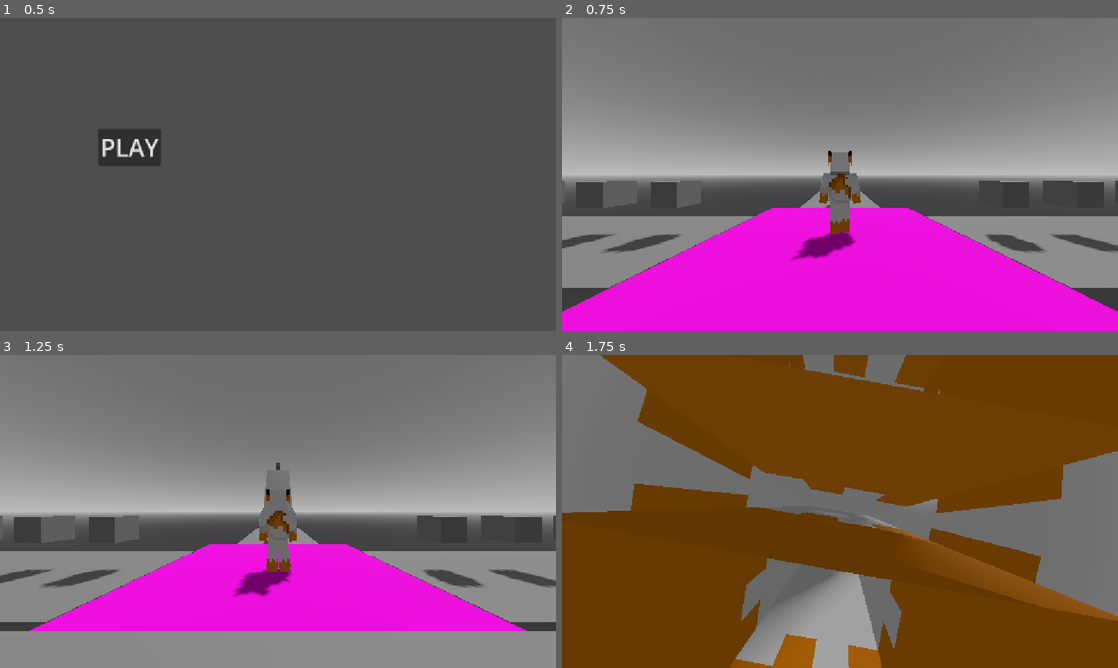
Above: before the commit, frames 1-4 (two rows, left to right).
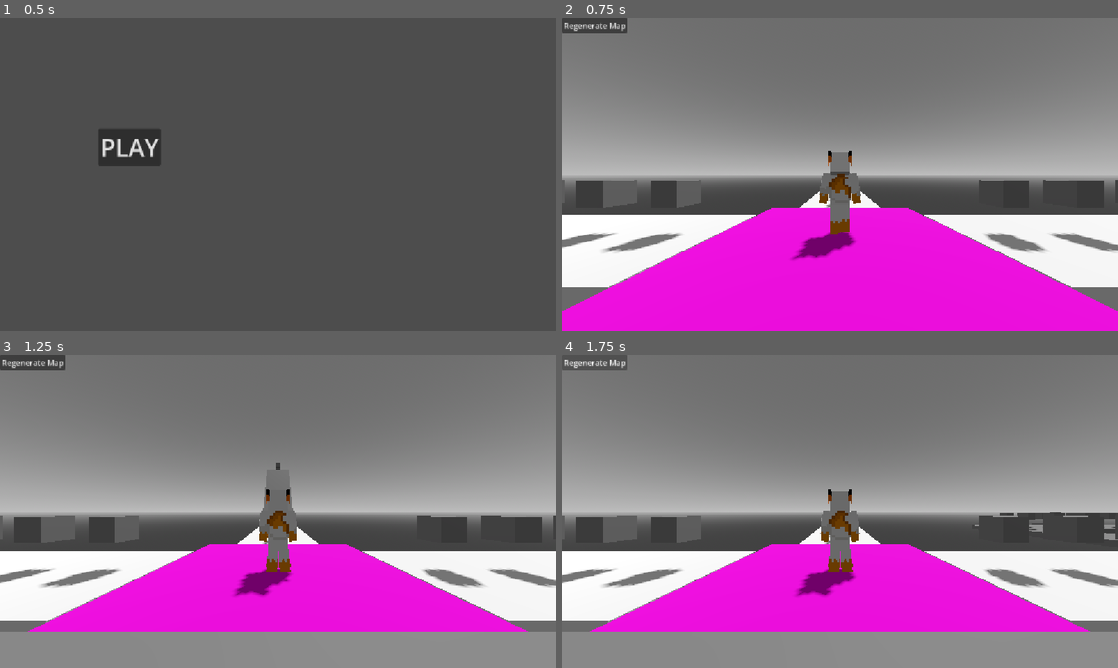
Above: after the commit, the same moments.

Repository: RayTK09/NullscapeFadingWorld
Game: Godot game, scene res://scenes/menu.tscn
Same seed, same stepped clock (60 frames per second), same inputs: the game is played once before the commit and once after it.
Inputs (mouse positions are in pixels of both pictures, inside the frame that each line leads up to):
- Up to frame 1 (0.5 s): no input
- Up to frame 2 (0.75 s): click "PLAY" at 0.5 s
- Up to frame 3 (1.25 s): no input
- Up to frame 4 (1.75 s): click (595, 361) at 1.25 s, where only the run after the commit has a clickable "Regenerate Map"

Frame 1 is identical in both runs. In frame 2, 12% of the frame differs, in the area x 0-100%, y 0-94%; in frame 3, 11%; in frame 4, 92%, in the area x 0-100%, y 0-100%.
Error after the commit: Invalid access to property or key 'process_frame' on a base object of type 'null instance'. (res://scripts/tileScripts/Tile.gd:17)

Commit message:
fixed tile overlap

Diff:
--- a/project.godot
+++ b/project.godot
@@ -80,6 +80,11 @@
 "events": [Object(InputEventMouseButton,"resource_local_to_scene":false,"resource_name":"","device":-1,"window_id":0,"a …(259 unchanged characters)…
 ]
 }
+"unlock Mouse"={
+"deadzone": 0.2,
+"events": [Object(InputEventKey,"resource_local_to_scene":false,"resource_name":"","device":-1,"window_id":0,"alt_pressed":false,"shift_pressed":false,"ctrl_pressed":false,"meta_pressed":false,"pressed":false,"keycode":0,"physical_keycode":78,"key_label":0,"unicode":110,"location":0,"echo":false,"script":null)
+]
+}
 
 [layer_names]
 
--- a/scenes/Tiles/corner_tile_right.tscn
+++ b/scenes/Tiles/corner_tile_right.tscn
@@ -43,7 +43,7 @@
 
 [node name="Area3D" type="Area3D" parent="control" unique_id=1538503832]
 transform = Transform3D(3, 0, 0, 0, 0.3, 0, 0, 0, 3, 0, 0, 0)
-collision_layer = 8
+collision_layer = 0
 collision_mask = 8
 
 [node name="CollisionShape3D3" type="CollisionShape3D" parent="control/Area3D" unique_id=175610714]
--- a/scenes/Tiles/spawn.tscn
+++ b/scenes/Tiles/spawn.tscn
@@ -77,7 +77,7 @@
 mesh = SubResource("BoxMesh_78ya6")
 
 [node name="Player" parent="." unique_id=1641364127 instance=ExtResource("1_nshhi")]
-transform = Transform3D(0.8, 0, 0, 0, 0.8, 0, 0, 0, 0.8, 0, 0.33400917, 0)
+transform = Transform3D(0.8, 0, 0, 0, 0.8, 0, 0, 0, 0.8, 0, 0.33, 0)
 
 [node name="activeTiles" type="Node3D" parent="." unique_id=305303666]
 
@@ -101,6 +101,12 @@
 wait_time = 0.1
 autostart = true
 
+[node name="Button" type="Button" parent="." unique_id=617813753]
+offset_right = 8.0
+offset_bottom = 8.0
+text = "Regenerate Map"
+
 [connection signal="body_entered" from="spawnTile/beacon" to="." method="_on_beacon_body_entered"]
 [connection signal="timeout" from="toLobby" to="." method="_on_to_lobby_timeout"]
 [connection signal="timeout" from="spawnTiles" to="." method="_on_spawn_platforms_timeout"]
+[connection signal="pressed" from="Button" to="." method="_on_button_pressed"]
--- a/scenes/Tiles/straightTile.tscn
+++ b/scenes/Tiles/straightTile.tscn
@@ -1,11 +1,11 @@
 [gd_scene format=3 uid="uid://dlxucooy3o4bj"]
 
 [ext_resource type="Script" uid="uid://82dqv0nxwmix" path="res://scripts/tileScripts/Tile.gd" id="1_le08w"]
+[ext_resource type="PackedScene" uid="uid://p0gxfv2i60ex" path="res://assets/straightTile.gltf" id="2_bmdr2"]
 [ext_resource type="PackedScene" uid="uid://cadmlxx4t8pmk" path="res://scenes/gifts.tscn" id="2_ds77n"]
 
 [sub_resource type="BoxShape3D" id="BoxShape3D_78ya6"]
-
-[sub_resource type="BoxMesh" id="BoxMesh_2qw5g"]
+size = Vector3(6, 0.30996093, 3)
 
 [node name="straightTile" type="Marker3D" unique_id=971204657]
 script = ExtResource("1_le08w")
@@ -15,21 +15,19 @@
 transform = Transform3D(1, 0, 0, 0, 1, 0, 0, 0, 1, 3.02, 0, 0)
 
 [node name="StaticBody3D" type="StaticBody3D" parent="control" unique_id=1179508975]
-transform = Transform3D(6, 0, 0, 0, 0.3, 0, 0, 0, 3, 0, 0, 0)
 collision_layer = 9
 
 [node name="CollisionShape3D" type="CollisionShape3D" parent="control/StaticBody3D" unique_id=1386312514]
 shape = SubResource("BoxShape3D_78ya6")
 
-[node name="MeshInstance3D" type="MeshInstance3D" parent="control/StaticBody3D" unique_id=1741150504]
-mesh = SubResource("BoxMesh_2qw5g")
+[node name="blockbench_export" parent="control/StaticBody3D" unique_id=1930973841 instance=ExtResource("2_bmdr2")]
+transform = Transform3D(-4.371139e-08, 0, -1, 0, 1, 0, 1, 0, -4.371139e-08, 0, 0, 0)
 
 [node name="Area3D" type="Area3D" parent="control" unique_id=1714599545]
-transform = Transform3D(5.7949996, 0, 0, 0, 0.32000002, 0, 0, 0, 2.9, 0, 0, 0)
 collision_layer = 8
 collision_mask = 8
 
-[node name="CollisionShape3D" type="CollisionShape3D" parent="control/Area3D" unique_id=865310082]
+[node name="CollisionShape3D" type="CollisionShape3D" parent="control/Area3D" unique_id=869852120]
 shape = SubResource("BoxShape3D_78ya6")
 
 [node name="tileGifts" type="Node3D" parent="control" unique_id=281504640]
@@ -44,8 +42,8 @@
 [node name="gifts3" parent="control/tileGifts" unique_id=1329220183 instance=ExtResource("2_ds77n")]
 transform = Transform3D(0.16666667, 0, 0, 0, 3.3333333, 0, 0, 0, 0.33333334, -0.13333333, 3.3333333, 0)
 
-[node name="gifts4" parent="control/tileGifts" unique_id=1879347988 instance=ExtResource("2_ds77n")]
-transform = Transform3D(0.16666667, 0, 0, 0, 3.3333333, 0, 0, 0, 0.33333334, -0.36666664, 3.3333333, 0)
+[node name="connectorNodeEnd" type="Marker3D" parent="control" unique_id=1425986409]
+transform = Transform3D(1, 0, 0, 0, 1, 0, 0, 0, 1, 2.9964857, -7.450581e-09, -0.00039118528)
 
-[node name="connectorNodeEnd" type="Marker3D" parent="control" unique_id=1425986409]
-transform = Transform3D(1, 0, 0, 0, 1, 0, 0, 0, 1, 3, 0, 0)
+[node name="gifts4" parent="control/connectorNodeEnd" unique_id=1879347988 instance=ExtResource("2_ds77n")]
+transform = Transform3D(1, 0, 0, 0, 1, 0, 0, 0, 1, -5.1964855, 1, 0.00039118528)
--- a/scripts/Player.gd
+++ b/scripts/Player.gd
@@ -29,13 +29,12 @@
 
 func _ready() -> void:
 	camera.fov = globals.playerFov
-	Input.mouse_mode = Input.MOUSE_MODE_CAPTURED
 
 
 func _input(event: InputEvent) -> void:
 	#I got this camera movement script from the godot wiki
 	#https://docs.godotengine.org/en/stable/tutorials/3d/using_transforms.html
-	if event is InputEventMouseMotion:
+	if event is InputEventMouseMotion and Input.mouse_mode == Input.MOUSE_MODE_CAPTURED or event is InputEventMouseMotion and Input.is_mouse_button_pressed(MOUSE_BUTTON_RIGHT):
 		rotX -= event.screen_relative.x * globals.playerSens
 		rotY -= event.screen_relative.y * globals.playerSens
 		camPivotX.transform.basis = Basis()
@@ -46,6 +45,11 @@
 		camPivotY.rotation.x = clampf(camPivotY.rotation.x, -(PI / 2), PI / 2)
 		rotY = clampf(rotY, -(PI / 2), PI / 2)
 		#print(camPivot.rotation_degrees.x)
+
+	if Input.is_action_just_pressed("unlock Mouse") and Input.mouse_mode == Input.MOUSE_MODE_VISIBLE:
+		Input.mouse_mode = Input.MOUSE_MODE_CAPTURED
+	elif Input.is_action_just_pressed("unlock Mouse") and Input.mouse_mode == Input.MOUSE_MODE_CAPTURED:
+		Input.mouse_mode = Input.MOUSE_MODE_VISIBLE
 
 	if Input.is_action_just_pressed("zoomIn"):
 		var tween = get_tree().create_tween()
--- a/scripts/spawn.gd
+++ b/scripts/spawn.gd
@@ -16,7 +16,7 @@
 
 @export var player : player
 
-var tileLimit : int = 3
+var tileLimit : int = 50
 var tileTypes : Array
 var rng = RandomNumberGenerator.new()
 var maxGifts : int = 0
@@ -34,7 +34,7 @@
 	maxGifts = 0
 	spawners = [tileStart1, tileStart2, tileStart3, tileStart4]
 	for i in spawners.size():
-		spawners[i].add_child(straightTile.instantiate(PackedScene.GEN_EDIT_STATE_INSTANCE))
+		spawners[i].add_child(straightTile.instantiate())
 		var tiles = spawners[i].get_children()
 	maxGifts += 16
 
@@ -57,19 +57,19 @@
 	#choose a tile type to use
 	var chooseTileType = rng.randi_range(0, 100)
 	if chooseTileType <= 40:
-		spawner.add_child(straightTile.instantiate(PackedScene.GEN_EDIT_STATE_INSTANCE))
+		spawner.add_child(straightTile.instantiate())
 		maxGifts += 4
 	elif chooseTileType > 40 and chooseTileType <= 55:
-		spawner.add_child(cornerTileLeft.instantiate(PackedScene.GEN_EDIT_STATE_INSTANCE))
+		spawner.add_child(cornerTileLeft.instantiate())
 		maxGifts += 7
 	elif chooseTileType > 55 and chooseTileType <= 70:
-		spawner.add_child(cornerTileRight.instantiate(PackedScene.GEN_EDIT_STATE_INSTANCE))
+		spawner.add_child(cornerTileRight.instantiate())
 		maxGifts += 7
 	elif chooseTileType > 70 and chooseTileType <= 85:
-		spawner.add_child(slopeUp.instantiate(PackedScene.GEN_EDIT_STATE_INSTANCE))
+		spawner.add_child(slopeUp.instantiate())
 		maxGifts += 4
 	elif chooseTileType > 85:
-		spawner.add_child(slopeDown.instantiate(PackedScene.GEN_EDIT_STATE_INSTANCE))
+		spawner.add_child(slopeDown.instantiate())
 		maxGifts += 4
 
 	tiles = spawner.get_children()
@@ -78,22 +78,7 @@
 	newTile.global_position = connectingTile.connectorEnd.global_position
 	newTile.global_rotation = connectingTile.connectorEnd.global_rotation
 
-	#await get_tree().process_frame
-	#var getCollisions = newTile.checkCollision.get_overlapping_bodies()
-	#print(getCollisions)
-	#if len(getCollisions) > 1:
-		#print("tile removed")
-		#newTile.free_queue()
-	checkCollision(newTile)
 
-
-func checkCollision(newTile):
-	await get_tree().process_frame
-	var getCollisions = newTile.checkCollision.get_overlapping_bodies()
-	print(getCollisions)
-	if len(getCollisions) > 1:
-		print("tile removed")
-		newTile.free_queue()
 
 
 func _on_beacon_body_entered(body: Node3D) -> void:
@@ -121,3 +106,7 @@
 			placeTiles(spawners[2])
 		4:
 			placeTiles(spawners[3])
+
+
+func _on_button_pressed() -> void:
+	get_tree().reload_current_scene()
--- a/scripts/tileScripts/Tile.gd
+++ b/scripts/tileScripts/Tile.gd
@@ -5,7 +5,19 @@
 @onready var tileGifts := $control/tileGifts
 @onready var checkCollision := $control/Area3D
 
-@export var isOverlapping := false
 @export var connectionPoints := 1
 @export var connected := 0
 @export var giftAmount : int
+
+var rng = RandomNumberGenerator.new()
+
+func _ready() -> void:
+	await get_tree().process_frame
+	await get_tree().process_frame
+	await get_tree().process_frame
+	await get_tree().process_frame
+	await get_tree().process_frame
+	var getCollisions = checkCollision.get_overlapping_bodies()
+	if len(getCollisions) > 1:
+		print("tile removed")
+		queue_free()
Not shown, added: assets/straightTile.gltf
Not shown, added: assets/straightTile.gltf.import
Not shown, changed: export_presets.cfg
